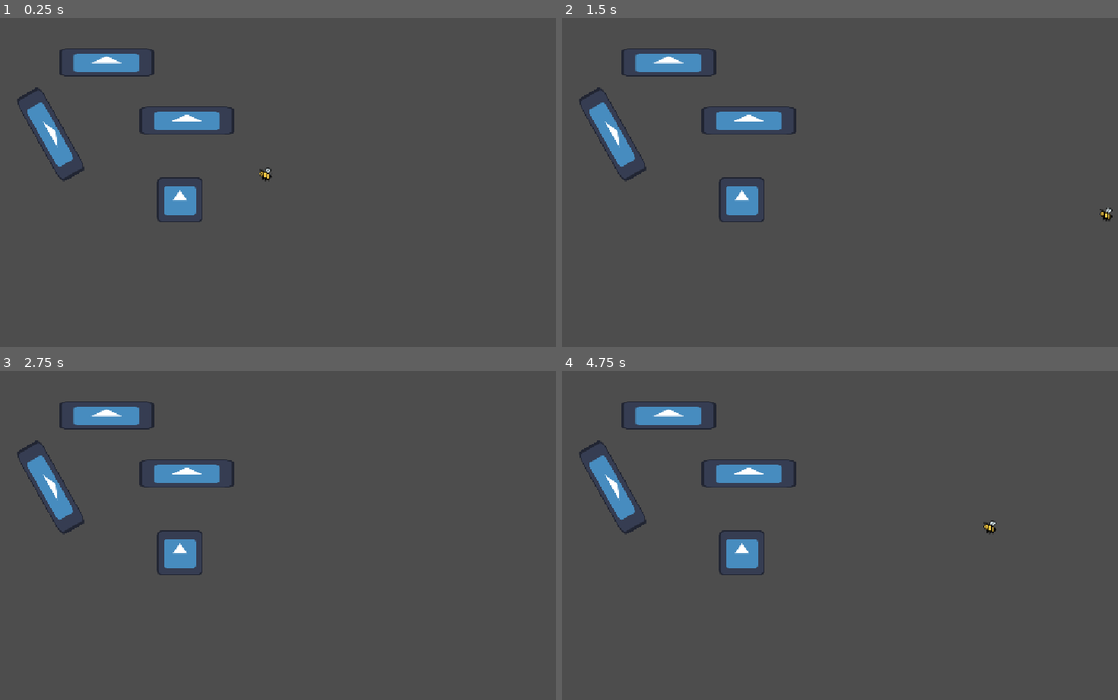
Above: before the commit, frames 1-4 (two rows, left to right).
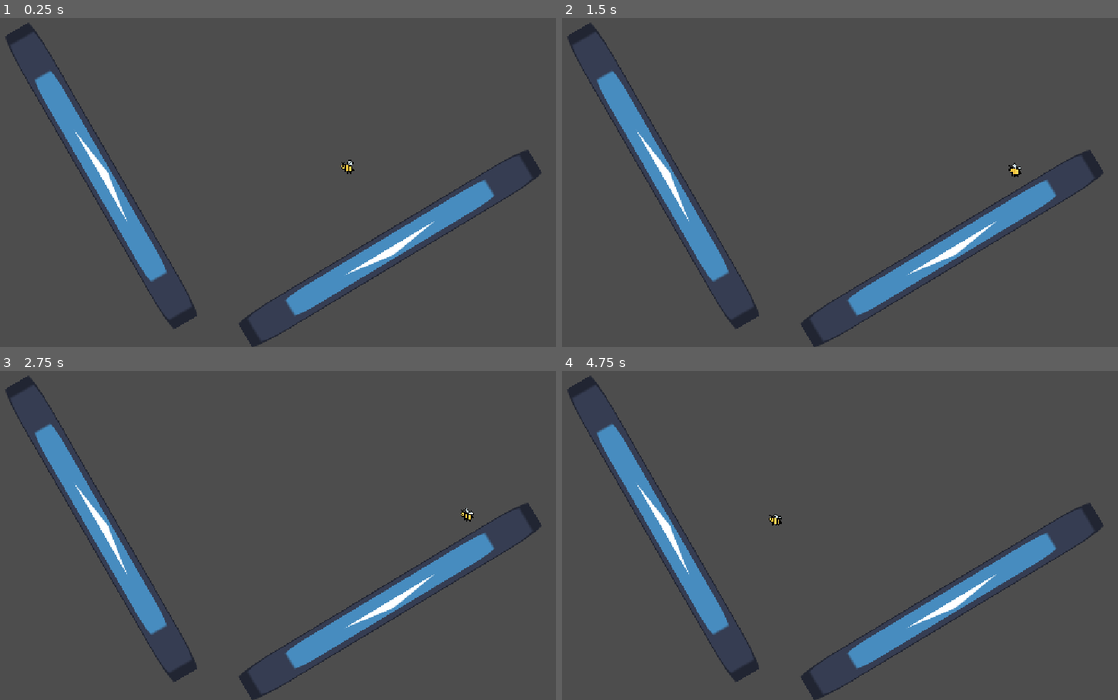
Above: after the commit, the same moments.

Repository: futurefleagames-lab/bee-line
Game: Godot game, scene res://scenes/test.tscn
Same seed, same stepped clock (60 frames per second), same inputs: the game is played once before the commit and once after it. The engine's default icon, where the game draws it, is replaced by a stand-in: a white triangle on a blue panel in a dark square.
Inputs:
- Up to frame 1 (0.25 s): no input
- Up to frame 2 (1.5 s): tap Enter at 0.5 s; hold D (right) 0.53-1.28 s; tap Space (dash, bound only after the commit) at 0.6, 1.35 s; hold S (down) from 1.28 s (still down)
- Up to frame 3 (2.75 s): release S (down) at 2.03 s; hold D (right) from 2.03 s (still down); tap Space (dash, bound only after the commit) at 2.1 s
- Up to frame 4 (4.75 s): release D (right) at 2.78 s; hold W (up) 2.78-3.53 s; tap Space (dash, bound only after the commit) at 2.85, 3.6, 4.35 s; tap R (reset, bound only after the commit) at 3.5, 4.15, 4.25 s; hold A (left) from 3.53 s (still down)

The runs differ from the first frame. In frame 1, 10% of the frame differs, in the area x 0-98%, y 1-100%; in frame 2, 10%, in the area x 0-100%, y 1-100%; in frame 3, 10%; in frame 4, 10%.

Commit message:
Merge origin/main into art/bee-sprite

Diff:
--- a/project.godot
+++ b/project.godot
@@ -42,6 +42,16 @@
 "events": [Object(InputEventKey,"resource_local_to_scene":false,"resource_name":"","device":-1,"window_id":0,"alt_press …(192 unchanged characters)…
 ]
 }
+reset={
+"deadzone": 0.2,
+"events": [Object(InputEventKey,"resource_local_to_scene":false,"resource_name":"","device":-1,"window_id":0,"alt_pressed":false,"shift_pressed":false,"ctrl_pressed":false,"meta_pressed":false,"pressed":false,"keycode":0,"physical_keycode":82,"key_label":0,"unicode":114,"location":0,"echo":false,"script":null)
+]
+}
+dash={
+"deadzone": 0.2,
+"events": [Object(InputEventKey,"resource_local_to_scene":false,"resource_name":"","device":-1,"window_id":0,"alt_pressed":false,"shift_pressed":false,"ctrl_pressed":false,"meta_pressed":false,"pressed":false,"keycode":0,"physical_keycode":32,"key_label":0,"unicode":32,"location":0,"echo":false,"script":null)
+]
+}
 
 [physics]
 
--- a/scenes/bee.gd
+++ b/scenes/bee.gd
@@ -4,9 +4,32 @@
 
 const FORCE = 175.0
 const AIR_FRICTION = 0.12
-
+var state = "flying"
+var wall_timer = 0.3
+var stored_speed = 0.0
+var wall_normal = Vector2()
 func _physics_process(delta: float) -> void:
+	if Input.is_action_just_pressed("reset"):
+		get_tree().reload_current_scene()
 	#Get the desired direction based on input
 	var wish_direction = Input.get_vector("left","right","up","down")
-	velocity = velocity + wish_direction * FORCE - velocity * AIR_FRICTION
-	move_and_slide()
+	if state == "flying":
+		velocity = velocity + wish_direction * FORCE - velocity * AIR_FRICTION
+		stored_speed = velocity.length()
+	elif state == "wall":
+		if Input.is_action_just_pressed("dash"):
+			velocity = wish_direction * stored_speed * (wall_timer/0.1)
+			state = "flying"
+		elif wall_timer <= 0:
+			velocity = wall_normal * 500
+			state = "flying"
+		else:
+			wall_timer = wall_timer - 1 * delta
+	#wall_min_slide_angle = 0
+	#move_and_slide()
+	var collision = move_and_collide(velocity * delta)
+	if collision:
+		if  state != "wall":
+			state = "wall"
+			wall_timer = 0.3
+		wall_normal = collision.get_normal()
--- a/scenes/bee.tscn
+++ b/scenes/bee.tscn
@@ -25,10 +25,12 @@
 "speed": 5.0
 }]
 
-[sub_resource type="CircleShape2D" id="CircleShape2D_h2x55"]
-radius = 86.82
+[sub_resource type="CapsuleShape2D" id="CapsuleShape2D_iyx0m"]
+radius = 34.0
+height = 114.0
 
 [node name="Bee" type="CharacterBody2D" unique_id=580368261]
+texture_filter = 1
 script = ExtResource("1_vie5o")
 
 [node name="AnimatedSprite2D" type="AnimatedSprite2D" parent="." unique_id=1326888453]
@@ -36,8 +38,9 @@
 scale = Vector2(3.1458333, 3.4791667)
 sprite_frames = SubResource("SpriteFrames_2xnet")
 autoplay = "default"
-frame_progress = 0.9585721
+frame = 2
+frame_progress = 0.52553034
 
 [node name="CollisionShape2D" type="CollisionShape2D" parent="." unique_id=418103863]
-position = Vector2(3, -1)
-shape = SubResource("CircleShape2D_h2x55")
+position = Vector2(2, 10)
+shape = SubResource("CapsuleShape2D_iyx0m")
--- /dev/null
+++ b/scenes/block.tscn
@@ -0,0 +1,14 @@
+[gd_scene format=3 uid="uid://7vpd2ca3xg1b"]
+
+[ext_resource type="Texture2D" uid="uid://b6fknkx5hshft" path="res://icon.svg" id="1_wykyb"]
+
+[sub_resource type="RectangleShape2D" id="RectangleShape2D_pchpq"]
+size = Vector2(126, 126)
+
+[node name="block" type="StaticBody2D" unique_id=1878223506]
+
+[node name="Sprite2D" type="Sprite2D" parent="." unique_id=857264776]
+texture = ExtResource("1_wykyb")
+
+[node name="CollisionShape2D" type="CollisionShape2D" parent="." unique_id=1705389206]
+shape = SubResource("RectangleShape2D_pchpq")
--- a/scenes/test.tscn
+++ b/scenes/test.tscn
@@ -1,33 +1,22 @@
 [gd_scene format=3 uid="uid://dlm4w8xudtcr1"]
 
 [ext_resource type="PackedScene" uid="uid://cppuuw1fl33ui" path="res://scenes/bee.tscn" id="1_errlg"]
-[ext_resource type="Texture2D" uid="uid://b6fknkx5hshft" path="res://icon.svg" id="2_bl13t"]
+[ext_resource type="PackedScene" uid="uid://7vpd2ca3xg1b" path="res://scenes/block.tscn" id="2_bl13t"]
 
 [node name="test" type="Node2D" unique_id=702958792]
 
 [node name="Bee" parent="." unique_id=580368261 instance=ExtResource("1_errlg")]
-position = Vector2(50, 1)
+position = Vector2(361, -26)
 
 [node name="Camera2D" type="Camera2D" parent="." unique_id=1820287497]
 zoom = Vector2(0.5, 0.5)
 
-[node name="FakeObstacle" type="Sprite2D" parent="." unique_id=1948731475]
-position = Vector2(-762, -155.99997)
-rotation = 1.0559242
-scale = Vector2(2.8203127, 0.84375)
-texture = ExtResource("2_bl13t")
+[node name="block" parent="." unique_id=1878223506 instance=ExtResource("2_bl13t")]
+position = Vector2(-570, 1)
+rotation = 1.0471976
+scale = Vector2(10, 1)
 
-[node name="FakeObstacle2" type="Sprite2D" parent="." unique_id=1973626720]
-position = Vector2(-246.00006, -208)
-scale = Vector2(2.8203127, 0.84375)
-texture = ExtResource("2_bl13t")
-
-[node name="FakeObstacle3" type="Sprite2D" parent="." unique_id=2010098753]
-position = Vector2(-271.99997, 92)
-scale = Vector2(1.3632814, 1.3437499)
-texture = ExtResource("2_bl13t")
-
-[node name="FakeObstacle4" type="Sprite2D" parent="." unique_id=137223882]
-position = Vector2(-550, -428)
-scale = Vector2(2.8203127, 0.84375)
-texture = ExtResource("2_bl13t")
+[node name="block2" parent="." unique_id=1733773062 instance=ExtResource("2_bl13t")]
+position = Vector2(524, 275)
+rotation = 2.6005406
+scale = Vector2(10, 1)
